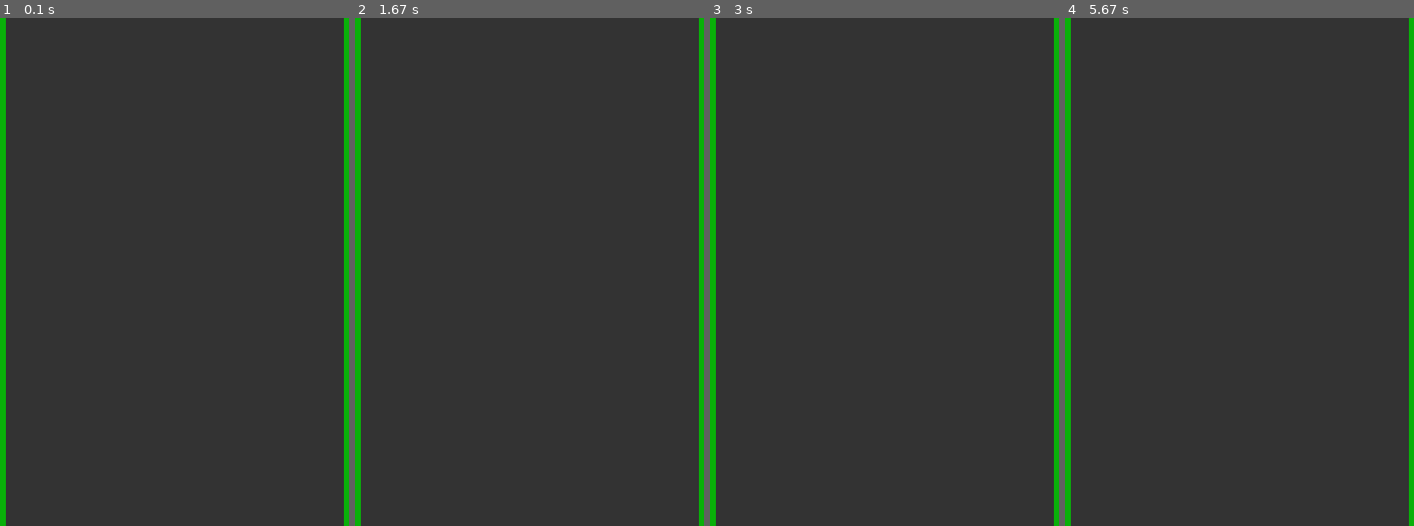
Above: before the commit, frames 1-4 (left to right).
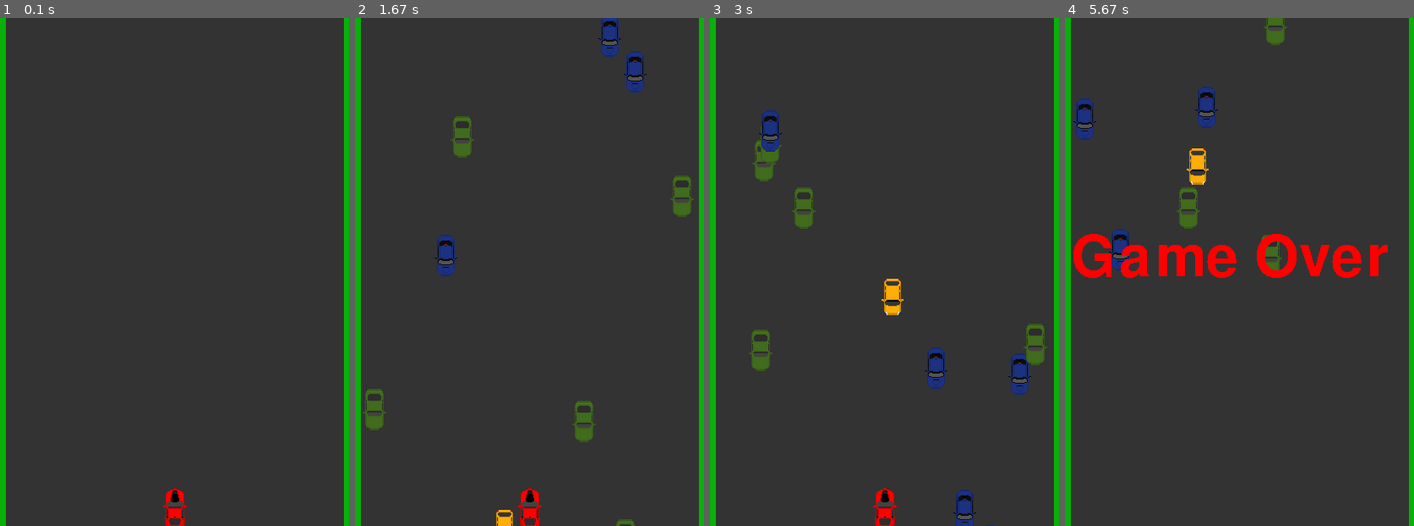
Above: after the commit, the same moments.

Repository: MangostDev/pygameProject
Game: pygame game, started from main.py
Two runs of this game, one before a commit and one after it. Both use one fixed random seed, a clock stepped at 60 frames per second and the inputs below.
Inputs:
- Up to frame 1 (0.1 s): no input
- Up to frame 2 (1.67 s): no input
- Up to frame 3 (3 s): no input
- Up to frame 4 (5.67 s): no input

The runs differ from the first frame. In frame 1, 0.3% of the frame differs, in the area x 46-54%, y 92-100%; in frame 2, 2.9%; in frame 3, 3.4%; in frame 4, 5.0%, in the area x 2-93%, y 0-52%.

Commit message:
made enemies and stuff

Diff:
--- a/main.py
+++ b/main.py
@@ -1,15 +1,45 @@
 import pygame
 import sys
+import random
 
 # Classes
 class Player(pygame.sprite.Sprite):
     def __init__(self):
         super(Player,self).__init__()
         self.color = "Blue"
+        self.files = "player_car.png"
+        self.index = 0
+        self.images = pygame.image.load("player_car.png").convert_alpha()
+        self.image = self.images
+        self.rect = self.image.get_rect(center = (400,580))
+
+    def collide(self):
+        hit = pygame.sprite.spritecollide(self,enemies, False)
+        if hit:
+            self.kill()
+
 
 class Car(pygame.sprite.Sprite):
-    def __init__(self):
+    def __init__(self, x, y):
         super(Car,self).__init__()
+        self.index = random.randint(0,2)
+        self.files = ["enemy_car1.png","enemy_car2.png","enemy_car3.png"]
+        self.images = [pygame.image.load(filename).convert_alpha() for filename in self.files]
+        self.image = self.images[self.index]
+        self.rect = self.image.get_rect(center = (x,y))
+
+    def move(self):
+        self.rect.centery += 7
+        if self.rect.centery >= 800:
+            self.kill()
+
+class Background(pygame.sprite.Sprite):
+    def __init__(self, x, y):
+        super(Background, self).__init__()
+        self.files = ["enemy_car1.png","enemy_car2.png","enemy_car3.png"]
+        self.images = [pygame.image.load(filename).convert_alpha() for filename in self.files]
+        self.image = self.images[self.index]
+        self.rect = self.image.get_rect(center = (x,y))
 
 # Initialize Pygame and give access to all the methods in the package
 pygame.init()
@@ -35,6 +65,16 @@
 
 player = Player()
 
+enemies = pygame.sprite.Group()
+enemies.add(Car(random.choice([210,230,250,270,290,310,330,350,370,390,410,430,450,470,490,510,530,550,570,590]),0))
+
+objects = pygame.sprite.Group()
+objects.add(player)
+
+font = pygame.font.Font(None,100)
+text_surface = font.render("Game Over", False,"Red")
+
+
 # Main game loop
 running = True
 while running:
@@ -50,12 +90,30 @@
     screen.blit(grass,(0,0))
     screen.blit(grass,(600,0))
 
+    if random.randint(1,10) == 1:
+        enemies.add(Car(random.randint(210,590),0))
+        objects.add(enemies)
+
+
+    for car in enemies:
+        car.move()
+
+    player.collide()
+
+    objects.draw(screen)
+
+    if pygame.sprite.Sprite.alive(player) == False:
+        screen.blit(text_surface,(200,250))
+
+
     # Update the display
     pygame.display.flip()
 
     # Set a frame rate to 60 frames per second
     clock.tick(60)
 
+
+
 # Quit Pygame properly
 pygame.quit()
 sys.exit()
Binary file added: enemy_car1.png
Binary file added: enemy_car2.png
Binary file added: enemy_car3.png
Binary file added: player_car.png
